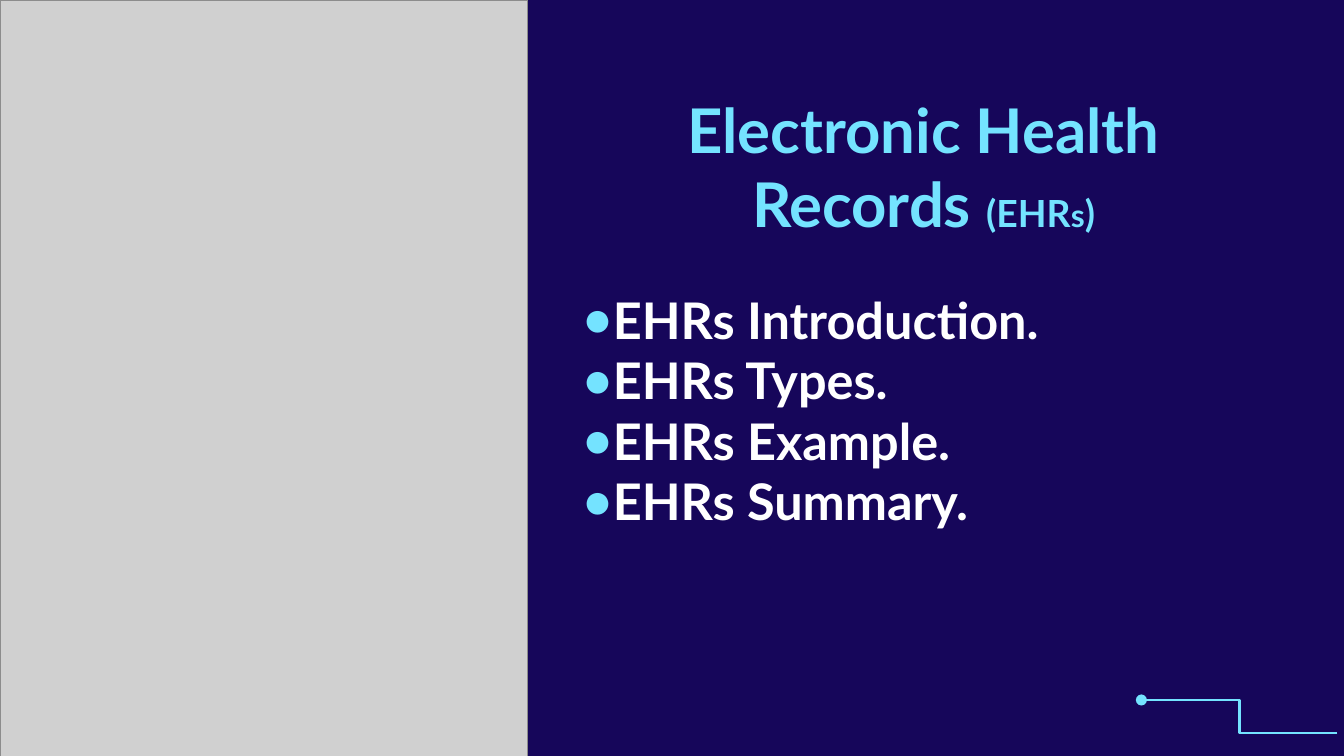
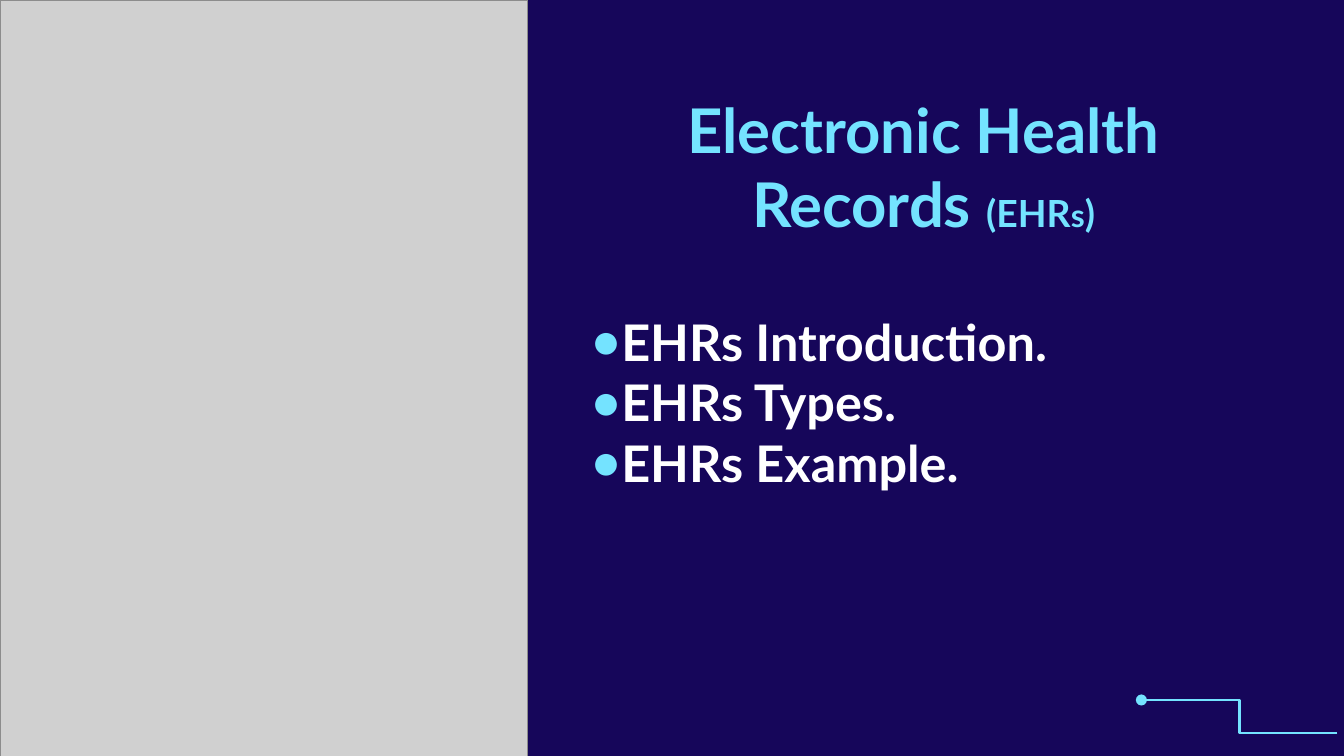
Before and after one commit to ayman-adas/EHR, a slide deck: slide 1 of EHRo.pptx. Drawn at 1344x756 pixels with LibreOffice and Linux fonts; fonts in the diff are those of the drawing; grey boxes stand for pictures; background and template pictures are left out. Boxes give left, top, right and bottom in pixels: in the first picture for what was removed or moved away, otherwise in the second. Text is boxed around its words. In the diff, an @@ line names an element or a change of style, - is before the commit and + after.

Commit message:
update1

```diff
--- a/EHRo.pptx
+++ b/EHRo.pptx
@@ subtitle "EHRs Introduction.": place and size @@
-subtitle "EHRs Introduction." at (613,301,1039,529)
+subtitle "EHRs Introduction." at (621,323,1047,491)
@@ subtitle at (613,483,968,529): paragraph removed @@
-● EHRs Summary.
```
Also in this commit, not shown: 1 slide added.
